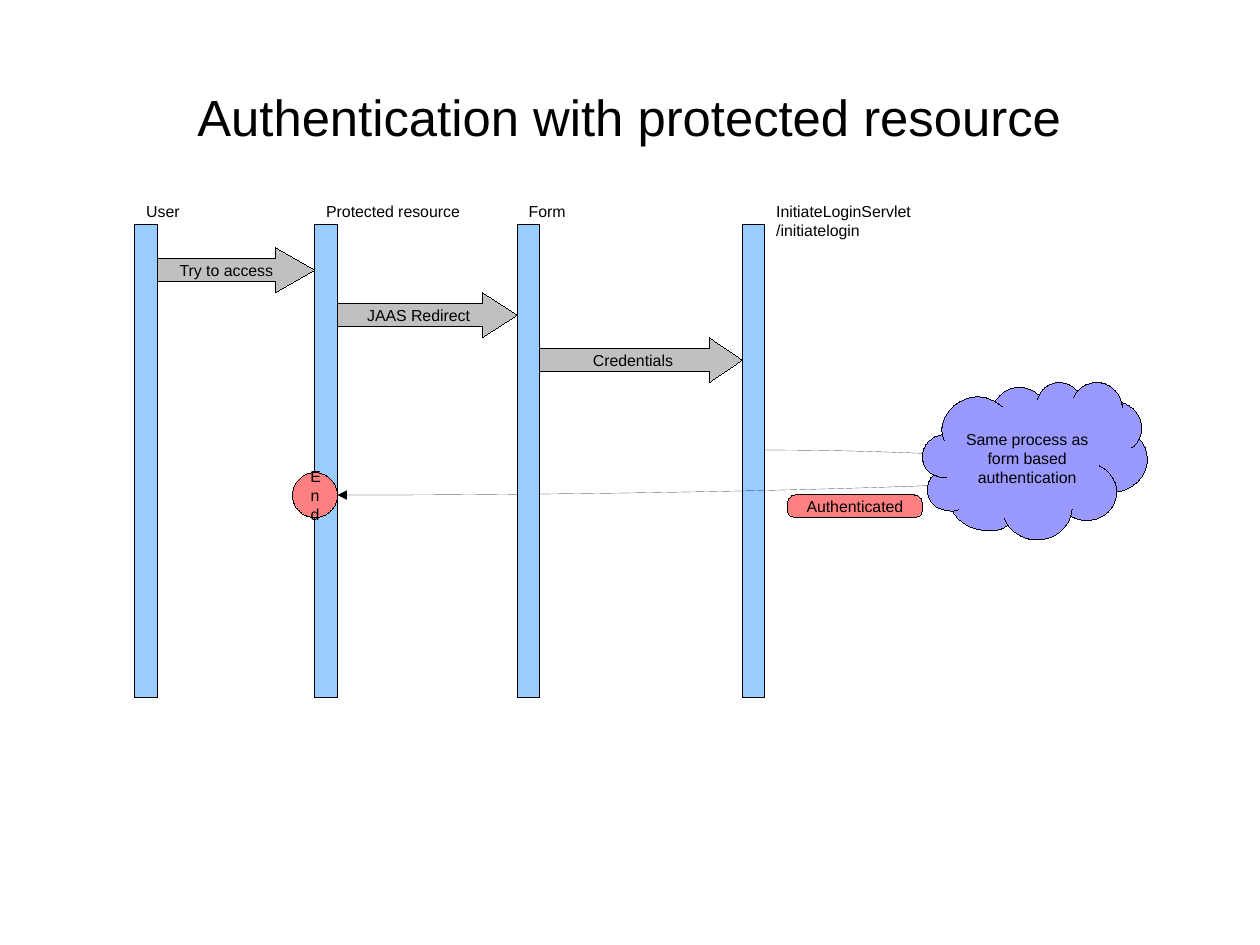
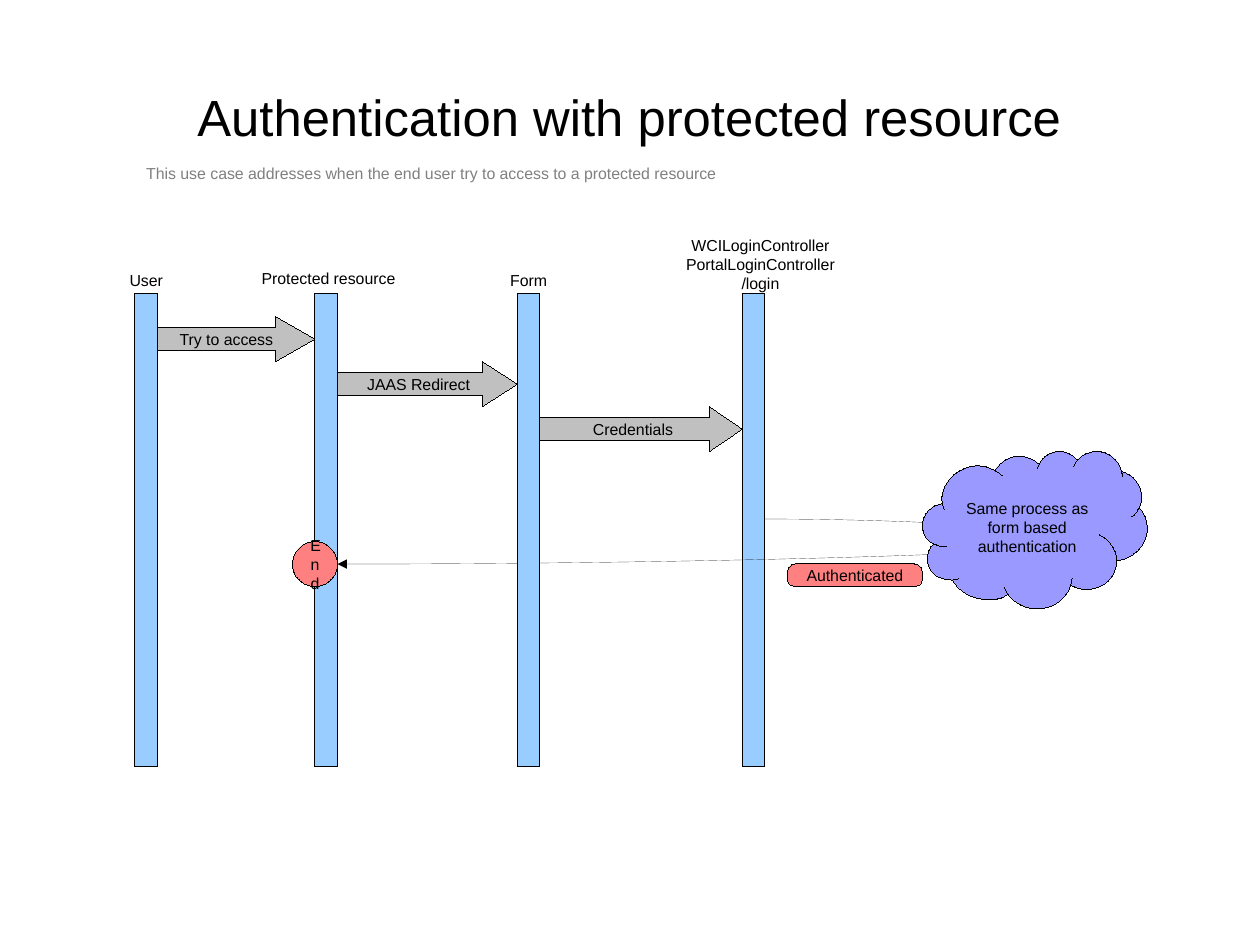
Before and after one commit to gatein/gatein-wci, a slide deck: slide 11 of wci/src/main/doc/wci-authentication.odp (slide 10 before the commit). Drawn at 1260x945 pixels with LibreOffice and Linux fonts; fonts in the diff are those of the drawing. Boxes give left, top, right and bottom in pixels: in the first picture for what was removed or moved away, otherwise in the second. Text is boxed around its words. In the diff, an @@ line names an element or a change of style, - is before the commit and + after.

```diff
--- a/wci/src/main/doc/wci-authentication.odp
+++ b/wci/src/main/doc/wci-authentication.odp
@@ text added at bbox=[146, 167, 716, 182], 10 pt, text #808080 @@
+This use case addresses when the end user try to access to a protected resource
@@ text removed at bbox=[776, 205, 911, 240] @@
-InitiateLoginServlet
-/initiatelogin
@@ text added at bbox=[686, 239, 835, 293], 10 pt, text #000000 @@
+WCILoginController
+PortalLoginController
+/login
@@ text "User": place and size @@
-text "User" at bbox=[146, 206, 179, 217]
+text "User" at bbox=[130, 275, 163, 286]
@@ text "Protected resource": place and size @@
-text "Protected resource" at bbox=[326, 205, 460, 217]
+text "Protected resource" at bbox=[262, 272, 396, 284]
@@ alignment left to centre in 3 elements at bbox=[130, 275, 163, 286], bbox=[262, 272, 396, 284], bbox=[510, 275, 547, 286] @@
@@ text "Form": place and size @@
-text "Form" at bbox=[529, 206, 566, 217]
+text "Form" at bbox=[510, 275, 547, 286]
@@ 4 rectangles, 3 right arrows, 1 rounded rectangle, 1 freeform shape, 1 ellipse, 1 curved arrow: place and size @@
-4 rectangles, 3 right arrows, 1 rounded rectangle, 1 freeform shape, 1 ellipse, 1 curved arrow at bbox=[135, 225, 1148, 697]
+4 rectangles, 3 right arrows, 1 rounded rectangle, 1 freeform shape, 1 ellipse, 1 curved arrow at bbox=[135, 294, 1148, 766]
```
Also in this commit, not shown: 4 other slides changed, 4 slides added, 1 slide removed, 1 other file.
